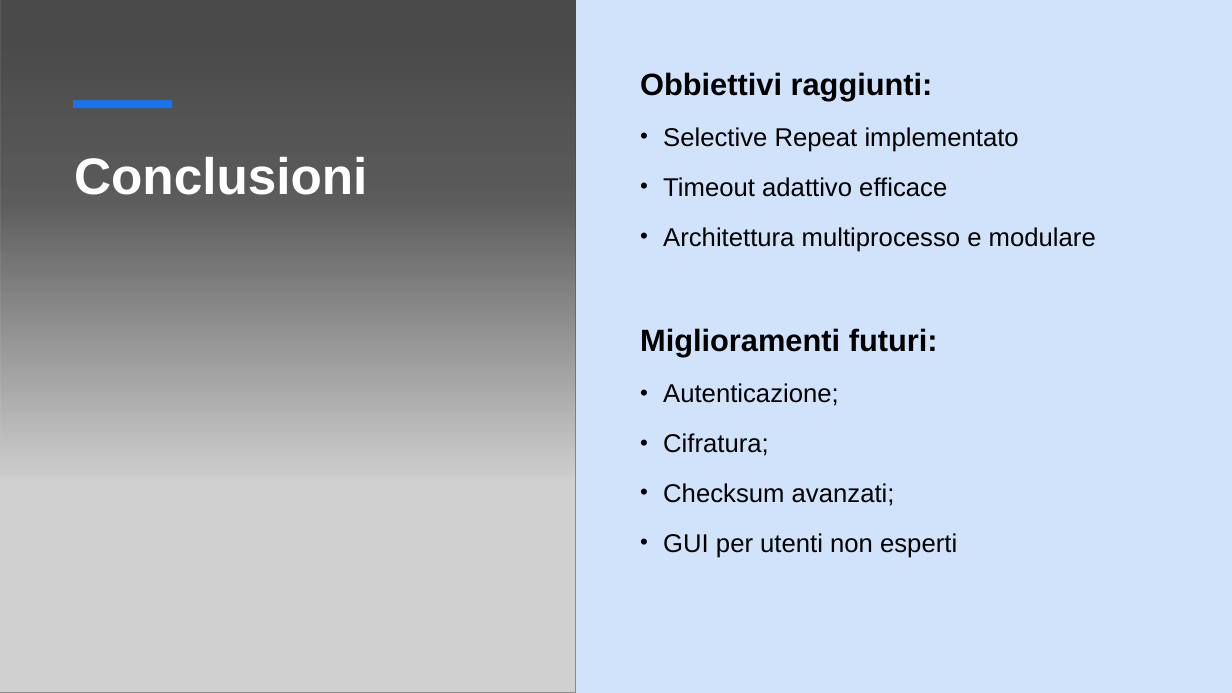
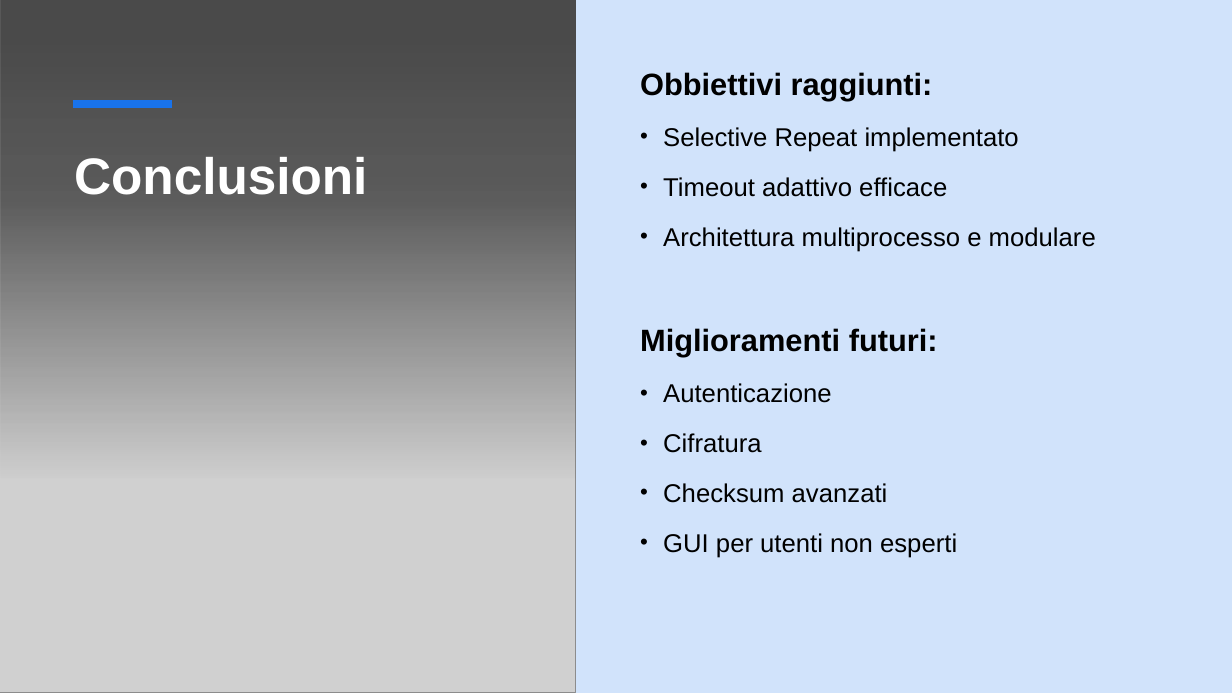
Before and after one commit to saratrava/IIW, a slide deck: slide 19 of Reliable File Tranfer.pptx. Drawn at 1232x693 pixels with LibreOffice and Linux fonts; fonts in the diff are those of the drawing; grey boxes stand for pictures. Boxes give left, top, right and bottom in pixels: in the first picture for what was removed or moved away, otherwise in the second. Text is boxed around its words. In the diff, an @@ line names an element or a change of style, - is before the commit and + after.

```diff
--- a/Reliable File Tranfer.pptx
+++ b/Reliable File Tranfer.pptx
@@ text at [663, 383, 888, 503]: text changed @@
-• Autenticazione;
-• Cifratura;
-• Checksum avanzati;
+• Autenticazione
+• Cifratura
+• Checksum avanzati
```
Also in this commit, not shown: 1 other slide changed.
